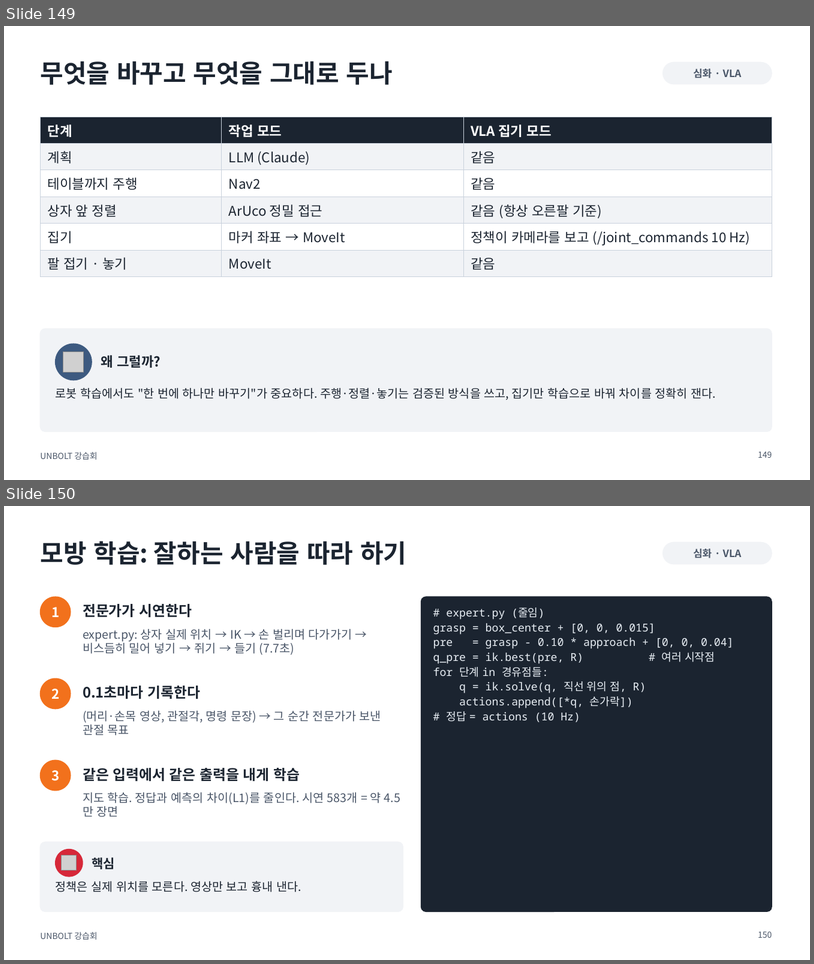
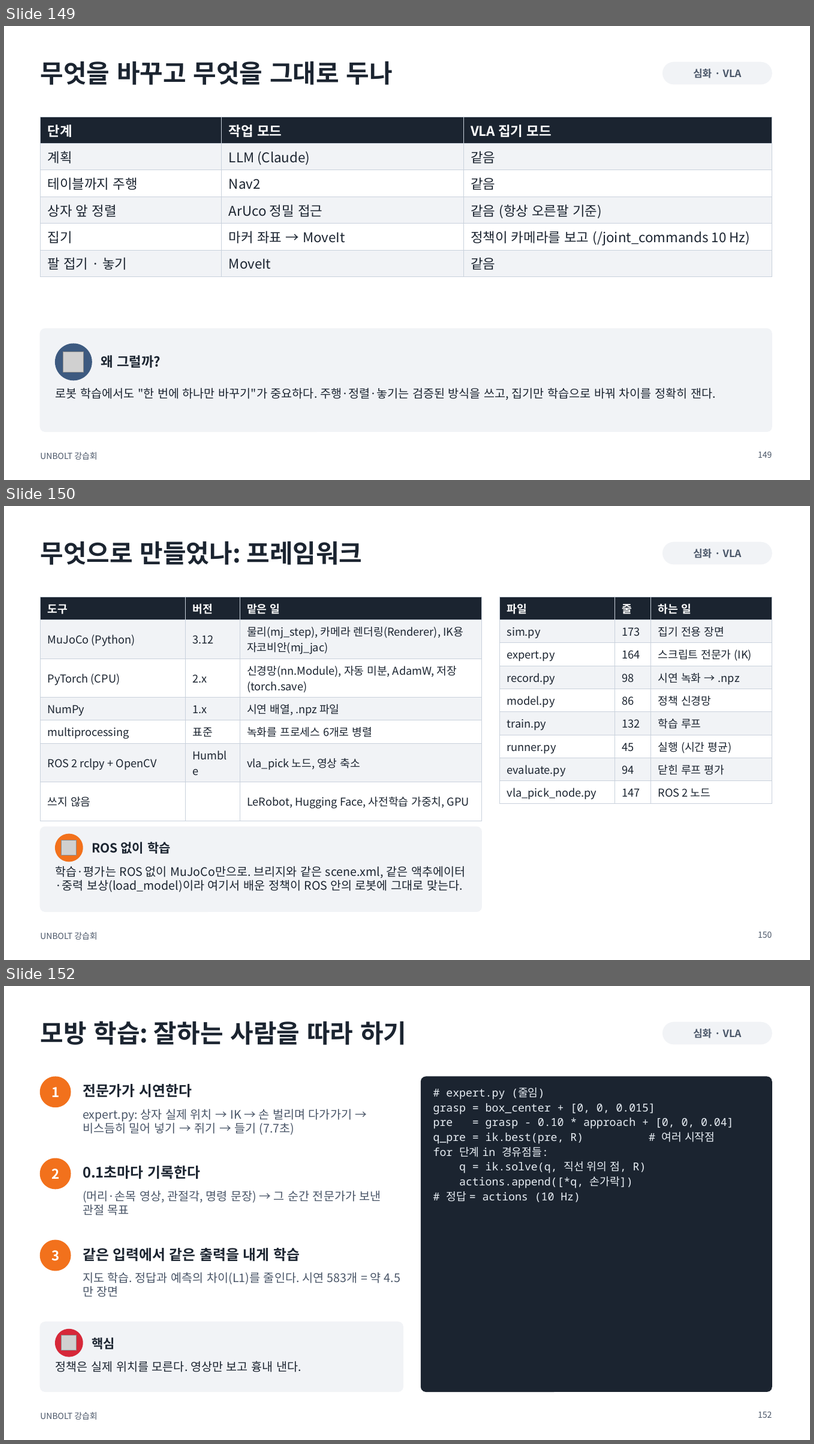
Before and after one commit to sejiny3/AIRLAB, a slide deck: workshop/slides/UNBOLT_workshop.pptx. Shown one above the other, each under a label of ours: slides 149 and 150 before the commit, slides 149, 150 and 152 after it; the slides between them are not shown. The pictures are 814x964 and 814x1444 pixels, drawn with LibreOffice and Linux fonts; fonts in the diff are those of the drawing; grey boxes stand for pictures. Boxes give left, top, right and bottom in pixels: in the first picture for what was removed or moved away, otherwise in the second. Text is boxed around its words. In the diff, an @@ line names an element or a change of style, - is before the commit and + after.

```diff
--- a/workshop/slides/UNBOLT_workshop.pptx
+++ b/workshop/slides/UNBOLT_workshop.pptx
@@ slide 150 added at [4,506,810,960], background #FFFFFF; not listed: 1 template element that a slide beside it also shows @@
@@ title added at [40,541,363,565], 30 pt, text #1B2430, bold @@
+무엇으로 만들었나: 프레임워크
@@ rounded rectangle added at [663,542,772,564], fill #F1F3F6, outline #F1F3F6 1 pt @@
@@ text added at [693,549,742,558], 12 pt, text #4A5668, bold @@
+심화 · VLA
@@ table added at [40,597,482,811], 7 rows, 3 columns @@
+도구 | 버전 | 맡은 일
+MuJoCo (Python) | 3.12 | 물리(mj_step), 카메라 렌더링(Renderer), IK용 자코비안(mj_jac)
+PyTorch (CPU) | 2.x | 신경망(nn.Module), 자동 미분, AdamW, 저장(torch.save)
+NumPy | 1.x | 시연 배열, .npz 파일
+multiprocessing | 표준 | 녹화를 프로세스 6개로 병렬
+ROS 2 rclpy + OpenCV | Humble | vla_pick 노드, 영상 축소
+쓰지 않음 |  | LeRobot, Hugging Face, 사전학습 가중치, GPU
@@ table added at [500,597,772,802], 9 rows, 3 columns @@
+파일 | 줄 | 하는 일
+sim.py | 173 | 집기 전용 장면
+expert.py | 164 | 스크립트 전문가 (IK)
+record.py | 98 | 시연 녹화 → .npz
+model.py | 86 | 정책 신경망
+train.py | 132 | 학습 루프
+runner.py | 45 | 실행 (시간 평균)
+evaluate.py | 94 | 닫힌 루프 평가
+vla_pick_node.py | 147 | ROS 2 노드
@@ rounded rectangle added at [40,826,482,912], fill #F1F3F6, outline #F1F3F6 1 pt @@
@@ ellipse added at [56,834,83,861], fill #F2711C, outline #F2711C 1 pt @@
@@ picture added at [62,840,77,855] @@
@@ text added at [92,841,171,853], 15 pt, text #1B2430, bold @@
+ROS 없이 학습
@@ text added at [56,865,465,892], 14 pt, text #1B2430 @@
+학습·평가는 ROS 없이 MuJoCo만으로. 브리지와 같은 scene.xml, 같은 액추에이터·중력 보상(load_model)이라 여기서 배운 정책이 ROS 안의 로봇에 그대로 맞는다.
@@ page number added at [758,931,772,937], 10 pt, text #4A5668 @@
+150
@@ what was slide 150 is now slide 152 @@
@@ page number at [758,1411,772,1417]: text changed @@
-150
+152
```
Also in this commit, not shown: 6 slides changed, 9 other slides added, 10 other files.
